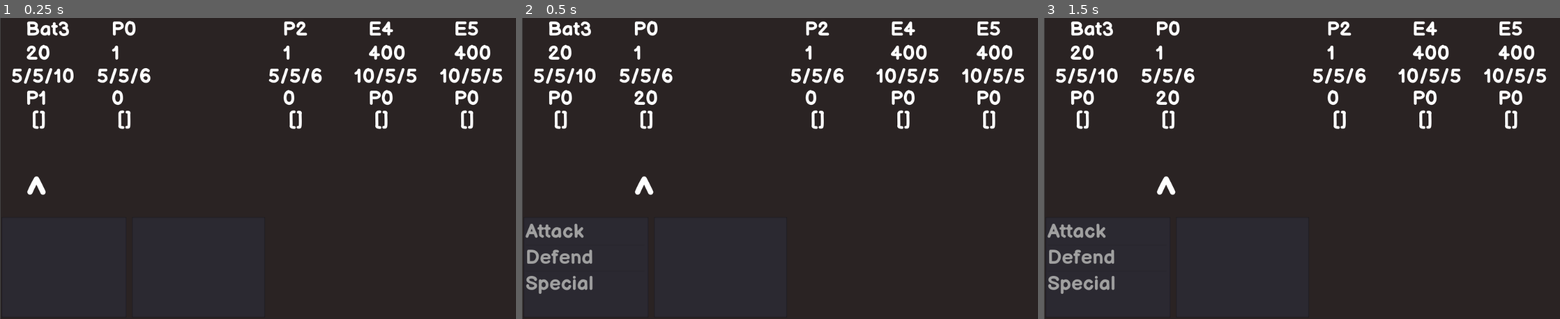
Above: before the commit, frames 1-3 (left to right).
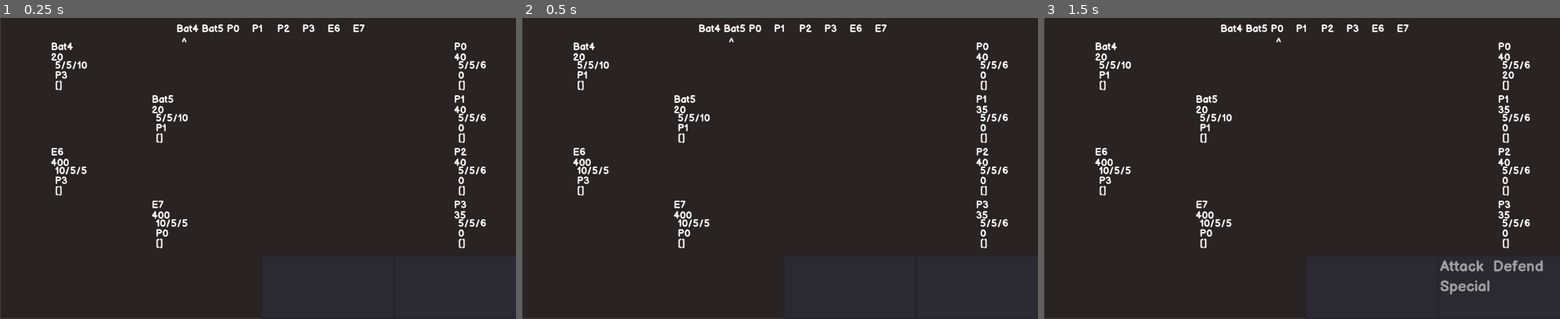
Above: after the commit, the same moments.

Repository: notMSB/shatterblade
Game: Godot game, scene res://src/Project/Battle.tscn
Same seed, same stepped clock (60 frames per second), same inputs: the game is played once before the commit and once after it. Before the commit the project starts from res://src/Battle.tscn.
Inputs:
- Up to frame 1 (0.25 s): no input
- Up to frame 2 (0.5 s): no input
- Up to frame 3 (1.5 s): tap Enter at 1.25 s

The runs differ from the first frame. In frame 1, 6.2% of the frame differs, in the area x 0-98%, y 0-100%; in frame 2, 7.3%; in frame 3, 8.0%.

Commit message:
reorganizing

Diff:
--- a/project.godot
+++ b/project.godot
@@ -10,17 +10,18 @@
 
 _global_script_classes=[  ]
 _global_script_class_icons={
+
 }
 
 [application]
 
 config/name="rpgtest"
-run/main_scene="res://src/Battle.tscn"
+run/main_scene="res://src/Project/Battle.tscn"
 config/icon="res://icon.png"
 
 [autoload]
 
-global="*res://src/global.gd"
+global="*res://src/Project/global.gd"
 
 [rendering]
 
--- a/src/Battle.gd
+++ b/src/Project/Battle.gd
@@ -3,8 +3,8 @@
 export (PackedScene) var Player
 export (PackedScene) var Enemy
 
-const partyNum = 3
-const enemyNum = 3
+const partyNum = 4
+const enemyNum = 4
 const apIncrement = 20
 const STUNCODE = -1
 
@@ -22,7 +22,7 @@
 var info
 var hits
 
-var opponents = ["Bat"]
+var opponents = ["Bat", "Bat"]
 
 var targetsVisible = false
 
@@ -35,7 +35,7 @@
 		if i < partyNum: #player
 			createdUnit = Player.instance()
 			if global.storedParty.size() <= i:
-				createdUnit.make_stats(1, 5, 5, 6)
+				createdUnit.make_stats(40, 5, 5, 6)
 			else:
 				createdUnit = global.storedParty[i]
 			createdUnit.name = str("P", String(i))
@@ -49,8 +49,8 @@
 				createdUnit.callv("make_stats", [400, 10, 5, 5])
 				createdUnit.name = str("E", String(i))
 		$StatusManager.initialize_statuses(createdUnit)
-		$Order.add_child(createdUnit)
-	var units = $Order.get_children()
+		$Units.add_child(createdUnit)
+	var units = $Units.get_children()
 	units.sort_custom(self, 'sort_battlers')
 	var i = 0
 	for unit in units:
@@ -63,8 +63,8 @@
 	play_turn()
 
 func play_turn():
-	if !chosenMove or !chosenMove.has("quick"): turnIndex = (turnIndex + 1) % $Order.get_child_count() #Advance to next unit if a non-quick action is used
-	currentUnit = $Order.get_child(turnIndex)
+	if !chosenMove or !chosenMove.has("quick"): turnIndex = (turnIndex + 1) % $Units.get_child_count() #Advance to next unit if a non-quick action is used
+	currentUnit = $Units.get_child(turnIndex)
 
 	if !chosenMove or !chosenMove.has("quick"):
 		info = $StatusManager.evaluate_statuses(currentUnit, $StatusManager.statusActivations.beforeTurn)
@@ -100,7 +100,7 @@
 
 func get_team(gettingPlayers, onlyAlive = false):
 	var team = []
-	for unit in $Order.get_children():
+	for unit in $Units.get_children():
 		if (unit.isPlayer and gettingPlayers) or (!unit.isPlayer and !gettingPlayers):
 			if (onlyAlive and unit.currentHealth > 0) or !onlyAlive:
 				team.append(unit)
@@ -140,7 +140,7 @@
 
 
 func target_chosen(index):
-	moveTarget = $Order.get_child(index)
+	moveTarget = $Units.get_child(index)
 	execute_move()
 
 
--- a/src/Battle.tscn
+++ b/src/Project/Battle.tscn
@@ -1,20 +1,21 @@
-[gd_scene load_steps=16 format=2]
+[gd_scene load_steps=17 format=2]
 
-[ext_resource path="res://src/Battle.gd" type="Script" id=1]
-[ext_resource path="res://src/Units/Enemy.tscn" type="PackedScene" id=2]
-[ext_resource path="res://src/UnitUI.tscn" type="PackedScene" id=3]
+[ext_resource path="res://src/Project/Lists/Equipment.gd" type="Script" id=1]
+[ext_resource path="res://src/Project/Units/Enemies.gd" type="Script" id=2]
+[ext_resource path="res://src/Project/Lists/Magic.gd" type="Script" id=3]
 [ext_resource path="res://src/Fonts/BalsamiqSans-Bold.ttf" type="DynamicFontData" id=4]
-[ext_resource path="res://src/Moves.gd" type="Script" id=5]
-[ext_resource path="res://src/StatusManager.gd" type="Script" id=6]
-[ext_resource path="res://src/Items.gd" type="Script" id=7]
-[ext_resource path="res://src/BattleUI.gd" type="Script" id=8]
-[ext_resource path="res://src/Magic.gd" type="Script" id=9]
-[ext_resource path="res://src/Equipment.gd" type="Script" id=10]
-[ext_resource path="res://src/Units/Player.tscn" type="PackedScene" id=11]
-[ext_resource path="res://src/Units/Enemies.gd" type="Script" id=12]
+[ext_resource path="res://src/Project/Lists/Moves.gd" type="Script" id=5]
+[ext_resource path="res://src/Project/Lists/StatusManager.gd" type="Script" id=6]
+[ext_resource path="res://src/Project/Lists/Items.gd" type="Script" id=7]
+[ext_resource path="res://src/Project/UI/UnitUI.tscn" type="PackedScene" id=8]
+[ext_resource path="res://src/Project/Units/Enemy.tscn" type="PackedScene" id=9]
+[ext_resource path="res://src/Project/Units/Player.tscn" type="PackedScene" id=10]
+[ext_resource path="res://src/Project/UI/UnitOrder.tscn" type="PackedScene" id=11]
+[ext_resource path="res://src/Project/UI/BattleUI.gd" type="Script" id=12]
+[ext_resource path="res://src/Project/Battle.gd" type="Script" id=13]
 
 [sub_resource type="DynamicFont" id=1]
-size = 80
+size = 20
 font_data = ExtResource( 4 )
 
 [sub_resource type="DynamicFont" id=2]
@@ -22,32 +23,34 @@
 font_data = ExtResource( 4 )
 
 [sub_resource type="DynamicFont" id=3]
-size = 40
+size = 30
 font_data = ExtResource( 4 )
 
 [node name="Battle" type="Node2D"]
-script = ExtResource( 1 )
-Player = ExtResource( 11 )
-Enemy = ExtResource( 2 )
+script = ExtResource( 13 )
+Player = ExtResource( 10 )
+Enemy = ExtResource( 9 )
 
 [node name="BattleUI" type="Node2D" parent="."]
-script = ExtResource( 8 )
-UnitUI = ExtResource( 3 )
+script = ExtResource( 12 )
+UnitUI = ExtResource( 8 )
+UnitOrder = ExtResource( 11 )
 
 [node name="ColorRect" type="ColorRect" parent="BattleUI"]
 margin_left = 1.12247
-margin_top = -1.25992
+margin_top = -3.77977
 margin_right = 1033.12
-margin_bottom = 601.74
+margin_bottom = 599.22
 color = Color( 0.168627, 0.141176, 0.141176, 1 )
 __meta__ = {
 "_edit_use_anchors_": false
 }
 
 [node name="Pointer" type="Label" parent="BattleUI"]
-margin_top = 302.247
-margin_right = 42.0
-margin_bottom = 398.247
+margin_left = 2.51984
+margin_top = 35.744
+margin_right = 44.5198
+margin_bottom = 333.991
 custom_fonts/font = SubResource( 1 )
 text = "^"
 __meta__ = {
@@ -55,9 +58,8 @@
 }
 
 [node name="Description" type="Label" parent="BattleUI"]
-margin_left = 534.0
-margin_top = 397.0
-margin_right = 1027.0
+margin_top = 476.0
+margin_right = 493.0
 margin_bottom = 599.0
 custom_fonts/font = SubResource( 2 )
 align = 1
@@ -66,10 +68,10 @@
 }
 
 [node name="CommandList" type="ItemList" parent="BattleUI"]
-margin_left = 3.0
-margin_top = 397.0
-margin_right = 251.0
-margin_bottom = 597.0
+margin_left = 781.631
+margin_top = 472.78
+margin_right = 1029.63
+margin_bottom = 600.78
 custom_fonts/font = SubResource( 3 )
 max_columns = 4
 same_column_width = true
@@ -78,10 +80,10 @@
 }
 
 [node name="Submenu" type="ItemList" parent="BattleUI"]
-margin_left = 262.0
-margin_top = 397.0
-margin_right = 526.0
-margin_bottom = 597.0
+margin_left = 518.74
+margin_top = 473.0
+margin_right = 782.74
+margin_bottom = 600.0
 custom_fonts/font = SubResource( 3 )
 max_columns = 4
 same_column_width = true
@@ -89,7 +91,9 @@
 "_edit_use_anchors_": false
 }
 
-[node name="Order" type="Node2D" parent="."]
+[node name="Order" type="Node2D" parent="BattleUI"]
+
+[node name="Units" type="Node2D" parent="."]
 
 [node name="Moves" type="Node2D" parent="."]
 script = ExtResource( 5 )
@@ -101,13 +105,12 @@
 script = ExtResource( 7 )
 
 [node name="Magic" type="Node2D" parent="."]
-script = ExtResource( 9 )
+script = ExtResource( 3 )
 
 [node name="Equipment" type="Node2D" parent="."]
-script = ExtResource( 10 )
+script = ExtResource( 1 )
 
 [node name="Enemies" type="Node2D" parent="."]
-script = ExtResource( 12 )
-
+script = ExtResource( 2 )
 [connection signal="item_activated" from="BattleUI/CommandList" to="BattleUI" method="_on_CommandList_item_activated"]
 [connection signal="item_activated" from="BattleUI/Submenu" to="BattleUI" method="_on_Submenu_item_activated"]
--- a/src/BattleUI.gd
+++ b/src/Project/UI/BattleUI.gd
@@ -1,16 +1,29 @@
 extends Node2D
 
 export (PackedScene) var UnitUI
-const POINTERSTART = 50
-const INCREMENT = 170
+export (PackedScene) var UnitOrder
+
+const UNITXSTART = 100
+const UNITYSTART = 50
+const POINTERSTART = 10
+
+const XINCREMENT = 200
+const YINCREMENT = 105
+
+const ORDERYSTART = 10
+const ORDERXSTART = 350
+const ORDERXINCREMENT = 50
 
 onready var Battle = get_parent()
 onready var Moves = get_node("../Moves")
 
 var targetsVisible = false
 
+var playerCount = 0
+var enemyCount = 0
+
 func move_pointer(index):
-	$Pointer.margin_left = POINTERSTART + INCREMENT * index
+	$Pointer.margin_left = POINTERSTART + ORDERXSTART + ORDERXINCREMENT * index
 
 func setup_display(unit, index):
 	var display = UnitUI.instance()
@@ -19,9 +32,28 @@
 	if unit.shield > 0:
 		display.get_node("HP").text += "[" + String(unit.shield) + "]"
 	display.get_node("Stats").text = String(unit.strength) + "/" + String(unit.defense) + "/" + String(unit.speed)
-	display.position.x = POINTERSTART + INCREMENT * index
+
+	if unit.isPlayer:
+		display.position.x = UNITXSTART + 4 * XINCREMENT
+		display.position.y = UNITYSTART + YINCREMENT * playerCount
+		playerCount += 1
+	else:
+		if enemyCount % 2 == 0:
+			display.position.x = UNITXSTART
+		else:
+			display.position.x = UNITXSTART + XINCREMENT
+		display.position.y = UNITYSTART + YINCREMENT * enemyCount
+		enemyCount += 1
+
 	$ColorRect.add_child(display)
 	unit.ui = display
+
+
+	var orderDisplay = UnitOrder.instance()
+	orderDisplay.get_node("Name").text = unit.name
+	$Order.add_child(orderDisplay)
+	orderDisplay.position.x = ORDERXSTART + index * ORDERXINCREMENT
+	orderDisplay.position.y = ORDERYSTART
 
 func open_commands():
 	$CommandList.add_item("Attack")
--- a/src/ChoiceUI.tscn
+++ b/src/Project/UI/ChoiceUI.tscn
@@ -1,7 +1,9 @@
 [gd_scene load_steps=4 format=2]
 
 [ext_resource path="res://src/Fonts/BalsamiqSans-Bold.ttf" type="DynamicFontData" id=1]
-[ext_resource path="res://src/ChoiceUI.gd" type="Script" id=2]
+[ext_resource path="res://src/Project/UI/ChoiceUI.gd" type="Script" id=2]
+
+
 
 [sub_resource type="DynamicFont" id=1]
 size = 48
--- /dev/null
+++ b/src/Project/UI/UnitOrder.tscn
@@ -0,0 +1,18 @@
+[gd_scene load_steps=3 format=2]
+
+[ext_resource path="res://src/Fonts/BalsamiqSans-Bold.ttf" type="DynamicFontData" id=1]
+
+[sub_resource type="DynamicFont" id=1]
+size = 20
+font_data = ExtResource( 1 )
+
+[node name="UnitOrder" type="Node2D"]
+
+[node name="Name" type="Label" parent="."]
+margin_right = 40.0
+margin_bottom = 14.0
+custom_fonts/font = SubResource( 1 )
+text = "Unit"
+__meta__ = {
+"_edit_use_anchors_": false
+}
--- a/src/UnitUI.tscn
+++ b/src/Project/UI/UnitUI.tscn
@@ -1,10 +1,12 @@
 [gd_scene load_steps=4 format=2]
 
 [ext_resource path="res://src/Fonts/BalsamiqSans-Bold.ttf" type="DynamicFontData" id=1]
-[ext_resource path="res://src/UnitUI.gd" type="Script" id=2]
+[ext_resource path="res://src/Project/UI/UnitUI.gd" type="Script" id=2]
+
+
 
 [sub_resource type="DynamicFont" id=1]
-size = 40
+size = 20
 font_data = ExtResource( 1 )
 
 [node name="UnitUI" type="Node2D"]
@@ -13,8 +15,9 @@
 [node name="Button" type="Button" parent="."]
 visible = false
 margin_left = -36.0
-margin_right = 110.0
-margin_bottom = 140.0
+margin_top = -1.0
+margin_right = 74.0
+margin_bottom = 105.0
 __meta__ = {
 "_edit_use_anchors_": false
 }
@@ -29,9 +32,9 @@
 }
 
 [node name="HP" type="Label" parent="."]
-margin_top = 48.0
+margin_top = 21.0
 margin_right = 95.0
-margin_bottom = 107.0
+margin_bottom = 80.0
 custom_fonts/font = SubResource( 1 )
 text = "555"
 __meta__ = {
@@ -39,10 +42,10 @@
 }
 
 [node name="Stats" type="Label" parent="."]
-margin_left = -28.541
-margin_top = 94.0
-margin_right = 66.459
-margin_bottom = 153.0
+margin_left = 8.32445
+margin_top = 36.6482
+margin_right = 103.324
+margin_bottom = 95.6482
 custom_fonts/font = SubResource( 1 )
 text = "0"
 __meta__ = {
@@ -50,9 +53,10 @@
 }
 
 [node name="Info" type="Label" parent="."]
-margin_top = 138.001
-margin_right = 95.0
-margin_bottom = 197.001
+margin_left = 8.32445
+margin_top = 56.5679
+margin_right = 103.324
+margin_bottom = 115.568
 custom_fonts/font = SubResource( 1 )
 text = "0"
 __meta__ = {
@@ -60,10 +64,10 @@
 }
 
 [node name="Statuses" type="Label" parent="."]
-margin_left = -36.0
-margin_top = 177.622
-margin_right = 89.0
-margin_bottom = 378.622
+margin_left = -46.7029
+margin_top = 75.9184
+margin_right = 78.2971
+margin_bottom = 276.918
 custom_fonts/font = SubResource( 1 )
 text = "[]"
 align = 1
--- /dev/null
+++ b/src/Project/Units/Enemies.gd
@@ -0,0 +1,5 @@
+extends Node
+
+var enemyList = {
+	"Bat": {"stats": [20, 5, 5, 10]}
+}
--- /dev/null
+++ b/src/Project/Units/Enemy.gd
@@ -0,0 +1,7 @@
+extends "res://src/Project/Units/Unit.gd"
+
+var storedAction
+var storedTarget
+
+func _ready():
+	isPlayer = false
--- /dev/null
+++ b/src/Project/Units/Enemy.tscn
@@ -0,0 +1,7 @@
+[gd_scene load_steps=2 format=2]
+
+[ext_resource path="res://src/Project/Units/Enemy.gd" type="Script" id=1]
+
+
+[node name="Enemy" type="Node2D"]
+script = ExtResource( 1 )
--- a/src/Party.tscn
+++ b/src/Project/Units/Party.tscn
@@ -1,10 +1,15 @@
 [gd_scene load_steps=6 format=2]
 
-[ext_resource path="res://src/Party.gd" type="Script" id=1]
-[ext_resource path="res://src/Moves.gd" type="Script" id=3]
-[ext_resource path="res://src/Equipment.gd" type="Script" id=4]
-[ext_resource path="res://src/ChoiceUI.tscn" type="PackedScene" id=5]
-[ext_resource path="res://src/Units/Player.tscn" type="PackedScene" id=6]
+[ext_resource path="res://src/Project/Units/Party.gd" type="Script" id=1]
+[ext_resource path="res://src/Project/Lists/Moves.gd" type="Script" id=3]
+[ext_resource path="res://src/Project/Lists/Equipment.gd" type="Script" id=4]
+[ext_resource path="res://src/Project/UI/ChoiceUI.tscn" type="PackedScene" id=5]
+[ext_resource path="res://src/Project/Units/Player.tscn" type="PackedScene" id=6]
+
+
+
+
+
 
 [node name="Party" type="Node2D"]
 script = ExtResource( 1 )
--- /dev/null
+++ b/src/Project/Units/Player.gd
@@ -0,0 +1,9 @@
+extends "res://src/Project/Units/Unit.gd"
+
+var equipment = {"Weapon": "", "Armor": "", "Accessory": ""}
+var items = {"Rock": 2, "Herb": 1, "Toxic Salve": 1}
+var spells = ["Lightning Bolt"]
+var charges = [10, 1, 1]
+
+func _ready():
+	isPlayer = true
--- /dev/null
+++ b/src/Project/Units/Player.tscn
@@ -0,0 +1,7 @@
+[gd_scene load_steps=2 format=2]
+
+[ext_resource path="res://src/Project/Units/Player.gd" type="Script" id=1]
+
+
+[node name="Player" type="Node2D"]
+script = ExtResource( 1 )
--- /dev/null
+++ b/src/Project/Units/Unit.gd
@@ -0,0 +1,69 @@
+extends Node2D
+
+var isPlayer
+var maxHealth
+var strength
+var defense
+var speed
+
+var currentHealth
+var ap = 0
+var maxap = 100
+var shield = 0
+
+var ui #set in battle function
+
+var statuses = []
+
+var specials = ["Turtle Up"]
+
+func make_stats(hp, atk, def, spd):
+	maxHealth = hp
+	currentHealth = maxHealth
+	strength = atk
+	defense = def
+	speed = spd
+
+func take_damage(damageVal):
+	if shield > 0:
+		if shield - damageVal > 0:
+			shield -= damageVal
+			damageVal = 0
+		else:
+			damageVal -= shield
+			shield = 0
+	if shield <= 0:
+		currentHealth -= floor(max(1, damageVal))
+	update_hp()
+	if currentHealth <= 0:
+		ui.visible = false
+
+func heal(healVal):
+	currentHealth = min(maxHealth, currentHealth + healVal)
+	update_hp()
+	if currentHealth <= 0:
+		ui.visible = false
+
+func update_hp():
+	ui.get_node("HP").text = String(currentHealth)
+	if shield > 0:
+		ui.get_node("HP").text += "[" + String(shield) + "]"
+
+func update_ap(change):
+	ap = min(ap + change, maxap)
+	ui.get_node("Info").text = String(ap)
+
+func update_info(text):
+	ui.get_node("Info").text = String(text)
+
+func update_status_ui():
+	var text = ""
+	for category in statuses:
+		for status in category:
+			#print(status["name"][0])
+			text += status["name"][0] + status["name"][1]
+			if status.has("value"):
+				text += "[" + String(status["value"]) + "]"
+			text += "\n"
+	if text == "": text = "[]"
+	ui.get_node("Statuses").text = text
--- /dev/null
+++ b/src/Project/Units/Unit.tscn
@@ -0,0 +1,7 @@
+[gd_scene load_steps=2 format=2]
+
+[ext_resource path="res://src/Project/Units/Unit.gd" type="Script" id=1]
+
+
+[node name="Unit" type="Node2D"]
+script = ExtResource( 1 )
Renamed: src/Equipment.gd -> src/Project/Lists/Equipment.gd
Renamed: src/Items.gd -> src/Project/Lists/Items.gd
Renamed: src/Magic.gd -> src/Project/Lists/Magic.gd
Renamed: src/Moves.gd -> src/Project/Lists/Moves.gd
Renamed: src/StatusManager.gd -> src/Project/Lists/StatusManager.gd
Renamed: src/ChoiceUI.gd -> src/Project/UI/ChoiceUI.gd
Renamed: src/UnitUI.gd -> src/Project/UI/UnitUI.gd
Renamed: src/Party.gd -> src/Project/Units/Party.gd
Renamed: src/global.gd -> src/Project/global.gd
